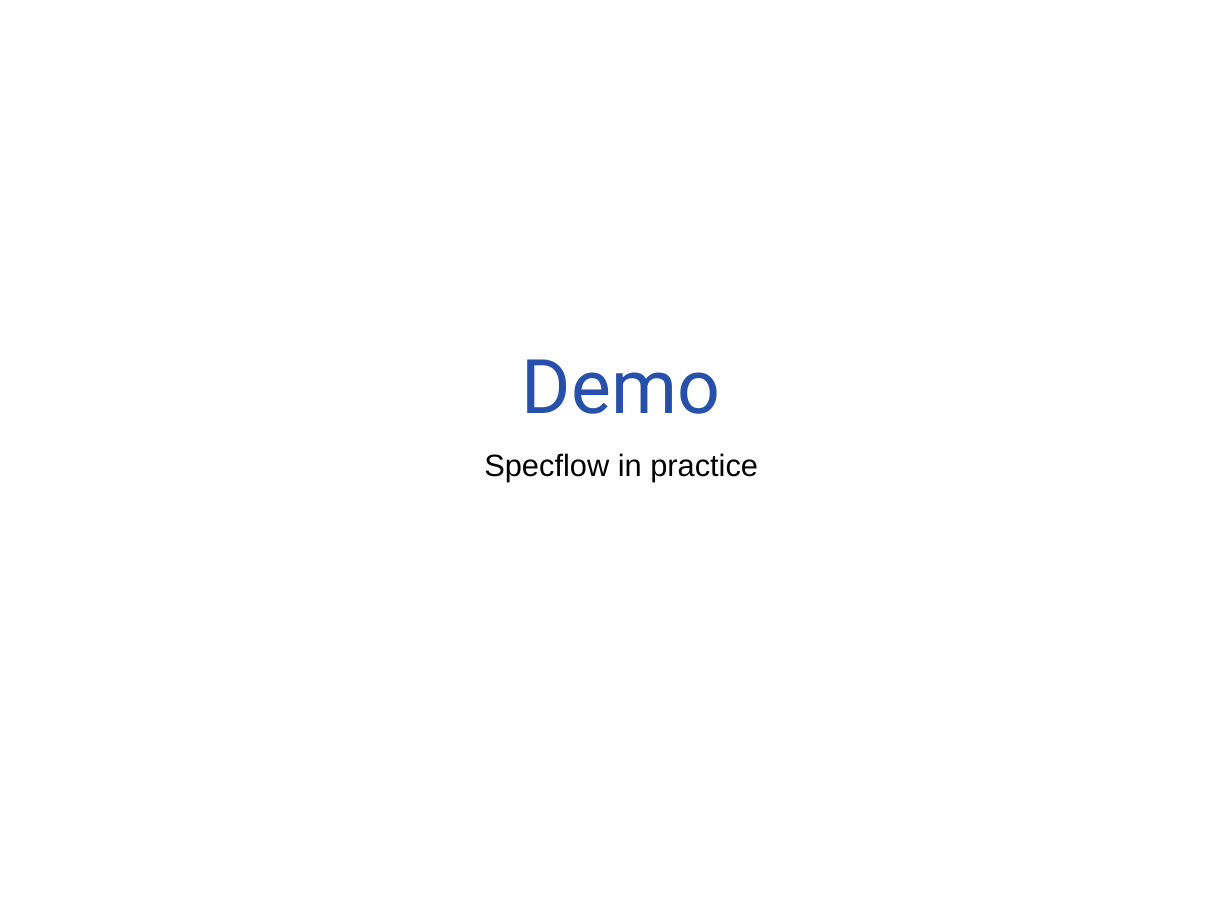
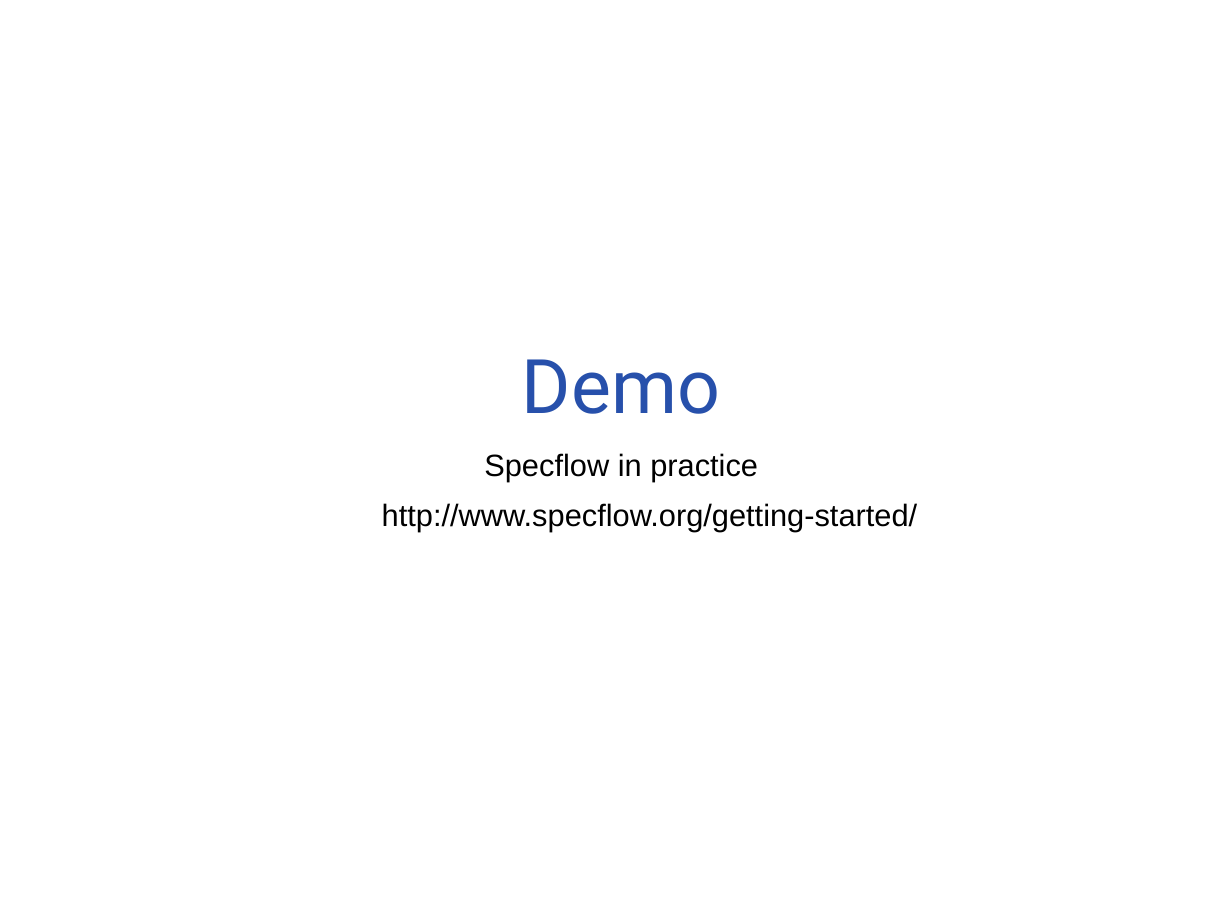
Before and after one commit to santatamas/Behavior-Driven-Development, a slide deck: slide 13 of presentation/behavior_driven_development.pptx. Drawn at 1232x924 pixels with LibreOffice and Linux fonts; fonts in the diff are those of the drawing; background and template pictures are left out. Boxes give left, top, right and bottom in pixels: in the first picture for what was removed or moved away, otherwise in the second. Text is boxed around its words. In the diff, an @@ line names an element or a change of style, - is before the commit and + after.

Commit message:
added specflow url

```diff
--- a/presentation/behavior_driven_development.pptx
+++ b/presentation/behavior_driven_development.pptx
@@ text added at box(382, 503, 917, 532), 18 pt, text #000000 @@
+http://www.specflow.org/getting-started/
```
